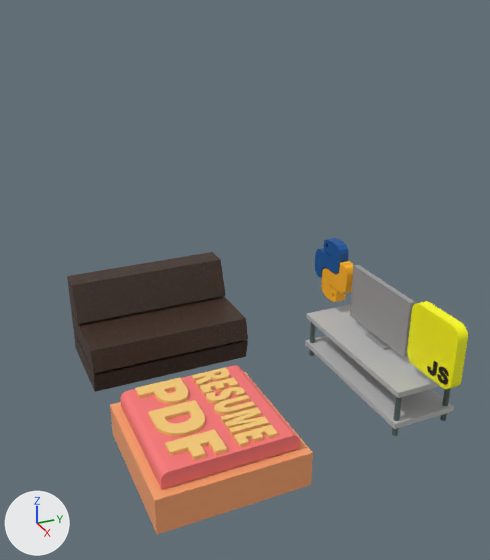
The glTF model public/maxtower_02.glb as it was, and as the next commit left it.
Before and after are seen from a 50 mm camera at (6.39, -0.75, 6.76) aimed at (1.64, 1.39, 4.38). The axes (+X, +Y, +Z) are drawn at lower left. The lights are the same throughout. Where no turn or scale is listed for an object, it has been applied to the vertices.

Script lines for the objects in view, before the commit:
```python
me_id171 = bpy.data.meshes.new('ID171')
me_id171.from_pydata(...)  # 80 vertices, 126 faces; spans x 0.394..0.754, y 0.0..0.381, z 0.0..0.033
me_id171.materials.append(mat_noon_3_001)  # orange #f9cd78
me_id242 = bpy.data.meshes.new('ID242')
me_id242.from_pydata(...)  # 12 vertices, 18 faces; spans x -1.52..0.0, y 0.0..0.61, z -0.05..0.0
me_id242.materials.append(mat_translucent_glass_gray)  # grey #bcbcbc
me_id67_001 = bpy.data.meshes.new('ID67.001')
me_id67_001.from_pydata(...)  # 8 vertices, 12 faces; spans x 0.0..0.91, y 0.0..1.52, z 0.0..0.2
me_id67_001.materials.append(mat_suede_brown)  # picture img_suede_brown
ob_group_19 = bpy.data.objects.new('group_19', me_id242)
ob_group_19.location = (2.692, 2.267, 3.353)
ob_group_8 = bpy.data.objects.new('group_8', me_id67_001)
ob_group_8.location = (0.152, 0.152, 3.226)
ob_instance_2_001 = bpy.data.objects.new('instance_2.001', me_id171)
ob_instance_2_001.location = (1.744, 0.349, 3.645)
# also in view: 'instance_3.002' at (1.23, 2.57, 3.99); 'group_11' at (2.29, 0.76, 3.35); 'group_12' at (2.29, 0.76, 3.58); 'group_9' at (2.7, 2.58, 4.04); 'group_7' at (0.33, 0.91, 3.86)
```
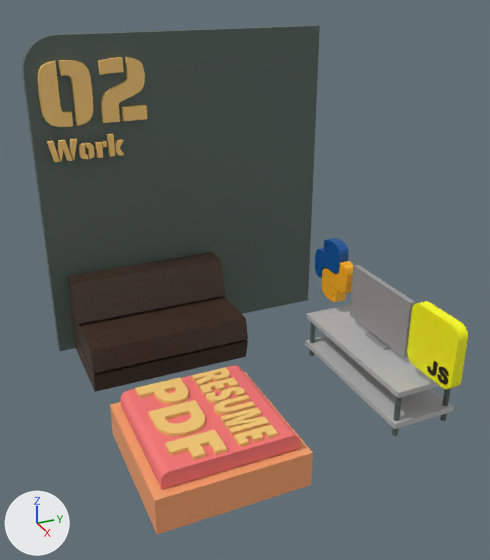
Boxes (x1, y1, x2, y2) around the edits, measured in the pictures (490 x 560 px):
'group_21', added: after (22, 25, 320, 351)
'instance_4.003', added: after (101, 57, 145, 123)
'instance_4.001', added: after (38, 61, 73, 127)
'instance_4', added: after (58, 60, 93, 126)
'instance_4.004', added: after (121, 105, 147, 121)
'instance_4.002', added: after (98, 57, 124, 75)
'instance_5.001', added: after (57, 140, 73, 162)
'instance_5.007', added: after (107, 134, 115, 157)
'instance_5', added: after (47, 141, 60, 162)
'instance_5.002', added: after (69, 139, 77, 160)
'instance_5.006', added: after (95, 141, 103, 158)
'instance_5.003', added: after (85, 143, 95, 159)
'instance_5.004', added: after (79, 143, 88, 159)
'instance_5.008', added: after (114, 139, 124, 156)

Edits to the bpy script that builds the scene:
```text
Add ob_group_21:
    ob_group_21 = bpy.data.objects.new('group_21', me_id374)  # 32 vertices, 60 faces; spans x 0.0..0.1, y 0.0..2.9, z 0.0..3.05; in mat_noon1_001 (dark grey #55635d)
    ob_group_21.location = (0.0, 0.0, 3.2)
Add ob_instance_5_008:
    ob_instance_5_008 = bpy.data.objects.new('instance_5.008', me_id367)  # 14 vertices, 24 faces; spans x 0.0..0.0508, y 0.6115..0.6881, z 0.0021..0.1391; in mat_noon_3_001 (orange #f9cd78)
    ob_instance_5_008.location = (0.152, 0.11, 5.178)
Add ob_instance_5_007:
    ob_instance_5_007 = bpy.data.objects.new('instance_5.007', me_id361)  # a box spanning x 0.0..0.051, y 0.551..0.6, z 0.002..0.202; in mat_noon_3_001 (orange #f9cd78)
    ob_instance_5_007.location = (0.152, 0.11, 5.178)
Add ob_instance_5_006:
    ob_instance_5_006 = bpy.data.objects.new('instance_5.006', me_id355)  # a box spanning x 0.0..0.0508, y 0.4364..0.4861, z 0.0021..0.1391; in mat_noon_3_001 (orange #f9cd78)
    ob_instance_5_006.location = (0.152, 0.11, 5.178)
Add ob_instance_5_004:
    ob_instance_5_004 = bpy.data.objects.new('instance_5.004', me_id343)  # 38 vertices, 72 faces; spans x 0.0..0.0508, y 0.2788..0.3481, z 0.0..0.1407; in mat_noon_3_001 (orange #f9cd78)
    ob_instance_5_004.location = (0.152, 0.11, 5.178)
Add ob_instance_5_003:
    ob_instance_5_003 = bpy.data.objects.new('instance_5.003', me_id337)  # 40 vertices, 76 faces; spans x 0.0..0.0508, y 0.3406..0.4099, z 0.0005..0.1413; in mat_noon_3_001 (orange #f9cd78)
    ob_instance_5_003.location = (0.152, 0.11, 5.178)
Add ob_instance_5_002:
    ob_instance_5_002 = bpy.data.objects.new('instance_5.002', me_id331)  # 18 vertices, 32 faces; spans x 0.0..0.051, y 0.195..0.265, z 0.002..0.187; in mat_noon_3_001 (orange #f9cd78)
    ob_instance_5_002.location = (0.152, 0.11, 5.178)
Add ob_instance_5_001:
    ob_instance_5_001 = bpy.data.objects.new('instance_5.001', me_id325)  # 34 vertices, 64 faces; spans x 0.0..0.051, y 0.087..0.206, z 0.002..0.187; in mat_noon_3_001 (orange #f9cd78)
    ob_instance_5_001.location = (0.152, 0.11, 5.178)
Add ob_instance_5:
    ob_instance_5 = bpy.data.objects.new('instance_5', me_id319)  # 16 vertices, 28 faces; spans x 0.0..0.051, y 0.003..0.094, z 0.002..0.187; in mat_noon_3_001 (orange #f9cd78)
    ob_instance_5.location = (0.152, 0.11, 5.178)
Add ob_instance_4_004:
    ob_instance_4_004 = bpy.data.objects.new('instance_4.004', me_id311)  # a box spanning x 0.0..0.051, y 0.759..0.987, z 0.006..0.132; in mat_noon_3_001 (orange #f9cd78)
    ob_instance_4_004.location = (0.102, 0.066, 5.476)
Add ob_instance_4_003:
    ob_instance_4_003 = bpy.data.objects.new('instance_4.003', me_id305)  # 54 vertices, 104 faces; spans x 0.0..0.051, y 0.57..0.987, z 0.006..0.566; in mat_noon_3_001 (orange #f9cd78)
    ob_instance_4_003.location = (0.102, 0.066, 5.476)
Add ob_instance_4_002:
    ob_instance_4_002 = bpy.data.objects.new('instance_4.002', me_id299)  # 14 vertices, 24 faces; spans x 0.0..0.051, y 0.581..0.792, z 0.431..0.567; in mat_noon_3_001 (orange #f9cd78)
    ob_instance_4_002.location = (0.102, 0.066, 5.476)
Add ob_instance_4_001:
    ob_instance_4_001 = bpy.data.objects.new('instance_4.001', me_id293)  # 48 vertices, 92 faces; spans x 0.0..0.051, y 0.038..0.296, z 0.0..0.565; in mat_noon_3_001 (orange #f9cd78)
    ob_instance_4_001.location = (0.102, 0.066, 5.476)
Add ob_instance_4:
    ob_instance_4 = bpy.data.objects.new('instance_4', me_id287)  # 46 vertices, 88 faces; spans x 0.0..0.051, y 0.236..0.494, z 0.002..0.567; in mat_noon_3_001 (orange #f9cd78)
    ob_instance_4.location = (0.102, 0.066, 5.476)
```
